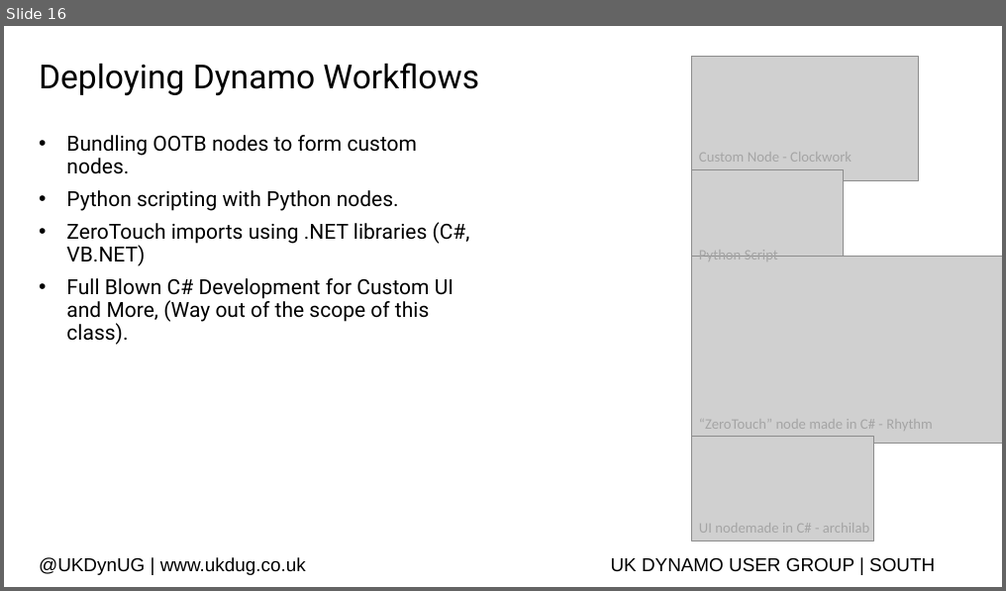
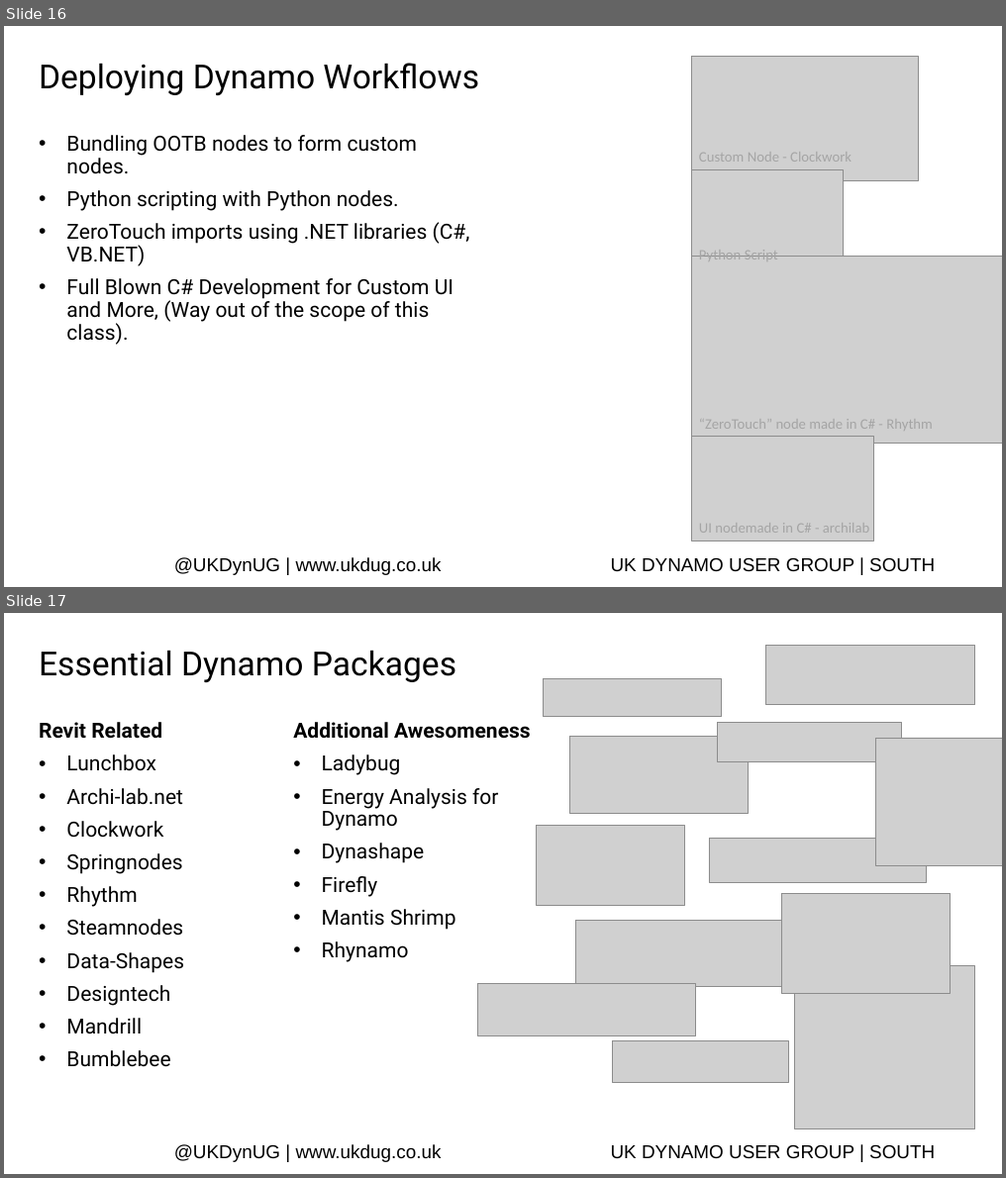
Before and after one commit to johnpierson/AU-Dynamo-Workshops, a slide deck: AU2018-London-Intermediate-Dynamo-Workshop/UKDUG-IntermediateDynamoWorkshop.pptx. Shown one above the other, each under a label of ours: slide 16 before the commit, slides 16 and 17 after it. The pictures are 1006x591 and 1006x1178 pixels, drawn with LibreOffice and Linux fonts; fonts in the diff are those of the drawing; grey boxes stand for pictures; background and template pictures are left out. Boxes give left, top, right and bottom in pixels: in the first picture for what was removed or moved away, otherwise in the second. Text is boxed around its words. In the diff, an @@ line names an element or a change of style, - is before the commit and + after.

```diff
--- a/AU2018-London-Intermediate-Dynamo-Workshop/UKDUG-IntermediateDynamoWorkshop.pptx
+++ b/AU2018-London-Intermediate-Dynamo-Workshop/UKDUG-IntermediateDynamoWorkshop.pptx
@@ slide 17 added at bbox=[4, 613, 1002, 1174], background #FFFFFF; not listed: 2 template elements that a slide beside it also shows @@
@@ title added at bbox=[39, 650, 456, 682], 32 pt, text #000000 @@
+Essential Dynamo Packages
@@ picture added at bbox=[766, 646, 976, 705] @@
@@ picture added at bbox=[543, 679, 721, 717] @@
@@ text added at bbox=[39, 722, 184, 1067], 20 pt, text #000000 @@
+Revit Related
+• Lunchbox
+• Archi-lab.net
+• Clockwork
+• Springnodes
+• Rhythm
+• Steamnodes
+• Data-Shapes
+• Designtech
+• Mandrill
+• Bumblebee
@@ text added at bbox=[293, 722, 531, 962], 20 pt, text #000000 @@
+Additional Awesomeness
+• Ladybug
+• Energy Analysis for Dynamo
+• Dynashape
+• Firefly
+• Mantis Shrimp
+• Rhynamo
@@ picture added at bbox=[717, 722, 902, 761] @@
@@ picture added at bbox=[570, 737, 748, 814] @@
@@ picture added at bbox=[876, 738, 1002, 866] @@
@@ picture added at bbox=[537, 826, 684, 906] @@
@@ picture added at bbox=[709, 839, 927, 882] @@
@@ picture added at bbox=[782, 894, 950, 994] @@
@@ picture added at bbox=[576, 921, 782, 986] @@
@@ picture added at bbox=[795, 966, 976, 1130] @@
@@ picture added at bbox=[478, 983, 696, 1037] @@
@@ picture added at bbox=[613, 1042, 788, 1083] @@
@@ slide 16 changed as well @@
@@ text "@UKDynUG | www.ukdug.co.uk": place and size @@
-text "@UKDynUG | www.ukdug.co.uk" at bbox=[39, 558, 306, 575]
+text "@UKDynUG | www.ukdug.co.uk" at bbox=[174, 558, 442, 575]
```
Also in this commit, not shown: 19 other slides changed, 1 other slide added, 15 other files.
